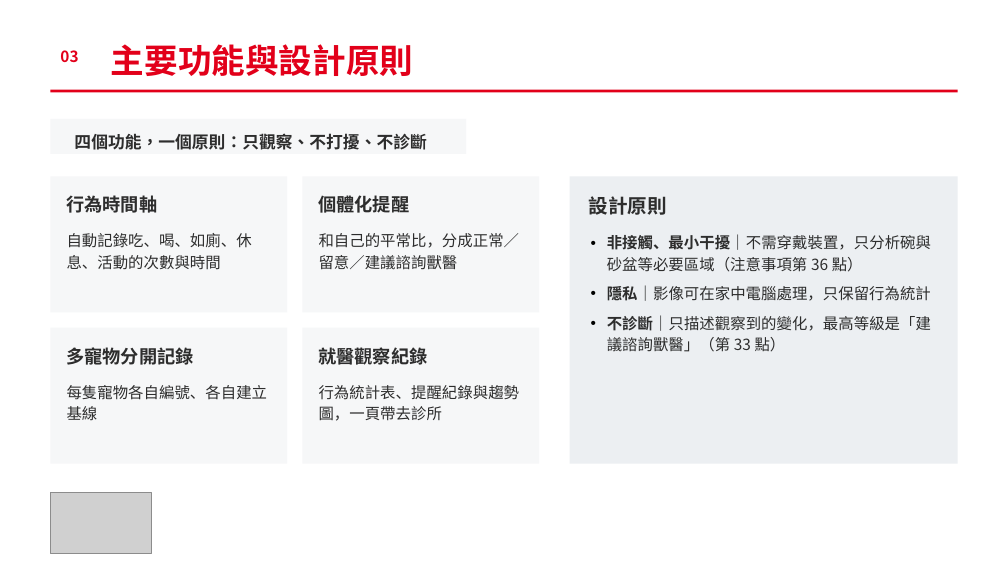
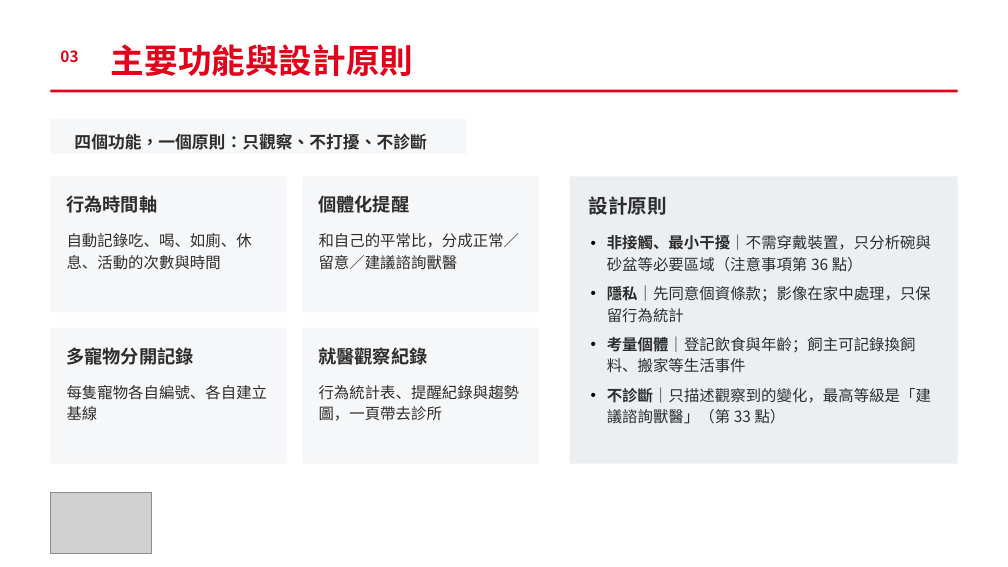
Before and after one commit to ammieliu-jpg/AI_animal, a slide deck: slide 6 of docs/proposal/PetSentinel_proposal.pptx. Drawn at 1008x567 pixels with LibreOffice and Linux fonts; fonts in the diff are those of the drawing; grey boxes stand for pictures. Boxes give left, top, right and bottom in pixels: in the first picture for what was removed or moved away, otherwise in the second. Text is boxed around its words. In the diff, an @@ line names an element or a change of style, - is before the commit and + after.

```diff
--- a/docs/proposal/PetSentinel_proposal.pptx
+++ b/docs/proposal/PetSentinel_proposal.pptx
@@ text at [607, 285, 931, 373]: text changed @@
-• 隱私｜影像可在家中電腦處理，只保留行為統計
+• 隱私｜先同意個資條款；影像在家中處理，只保留行為統計
+• 考量個體｜登記飲食與年齡；飼主可記錄換飼料、搬家等生活事件
```
Also in this commit, not shown: 2 other slides changed, 9 other files.
